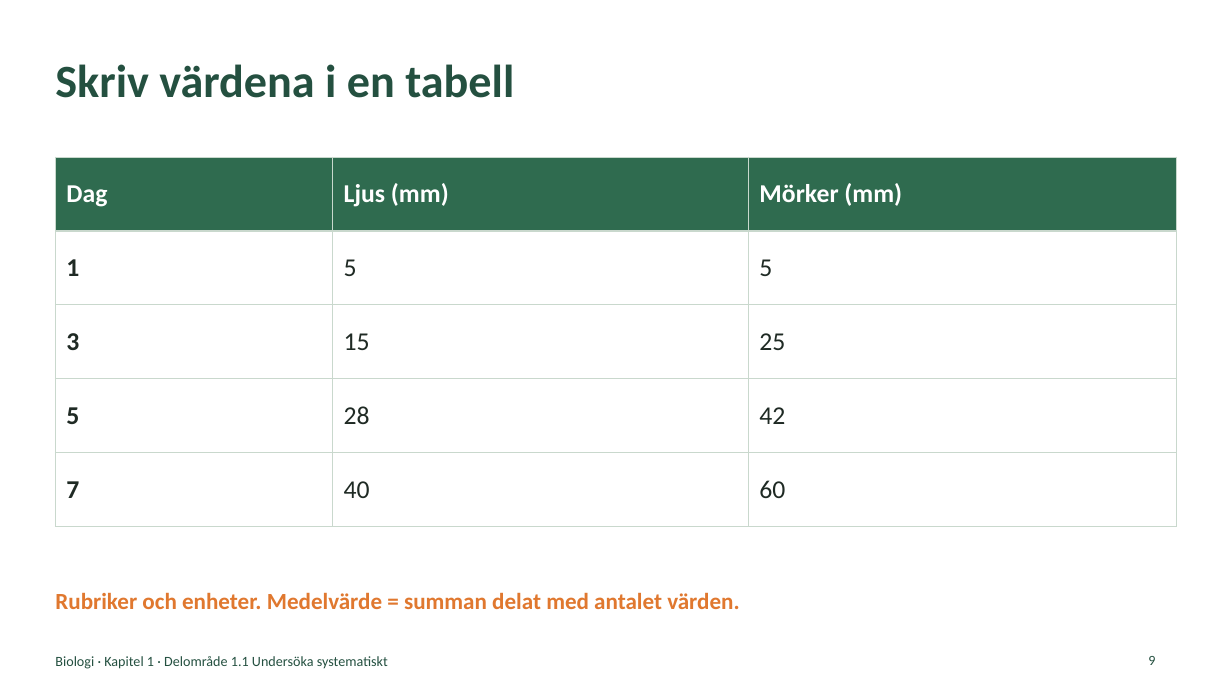
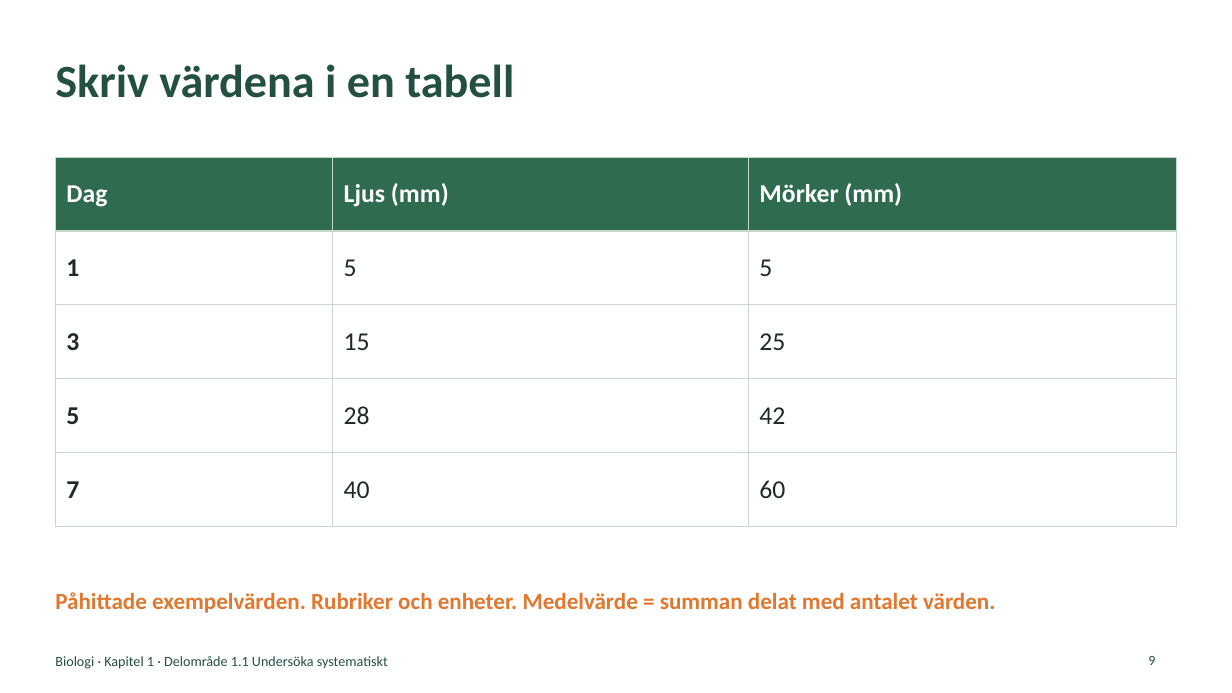
Before and after one commit to sweviktor95/pluggis, a slide deck: slide 9 of planering/biologi-omrade1/biologi-1-1-undersoka-systematiskt.pptx. Drawn at 1232x693 pixels with LibreOffice and Linux fonts; fonts in the diff are those of the drawing. Boxes give left, top, right and bottom in pixels: in the first picture for what was removed or moved away, otherwise in the second. Text is boxed around its words. In the diff, an @@ line names an element or a change of style, - is before the commit and + after.

```diff
--- a/planering/biologi-omrade1/biologi-1-1-undersoka-systematiskt.pptx
+++ b/planering/biologi-omrade1/biologi-1-1-undersoka-systematiskt.pptx
@@ text at [55,592,995,613]: text changed @@
-Rubriker och enheter. Medelvärde = summan delat med antalet värden.
+Påhittade exempelvärden. Rubriker och enheter. Medelvärde = summan delat med antalet värden.
```
Also in this commit, not shown: 29 other files.
